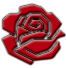
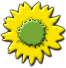
Before/after of a (66, 68) layered artwork. What changed in the layer stack:
added layer "Ebene 1" above "1280px-Sunflower_(Green_symbol).svg" over [17, 18, 48, 48]
added layer "1280px-Sunflower_(Green_symbol).svg" above "kisspng-united-states-of-america-social-democracy-democrat-aarhus-2-17-28-85-mb…" over [1, 2, 65, 66]
hid "kisspng-united-states-of-america-social-democracy-democrat-aarhus-2-17-28-85-mb…" over [2, 4, 65, 65]